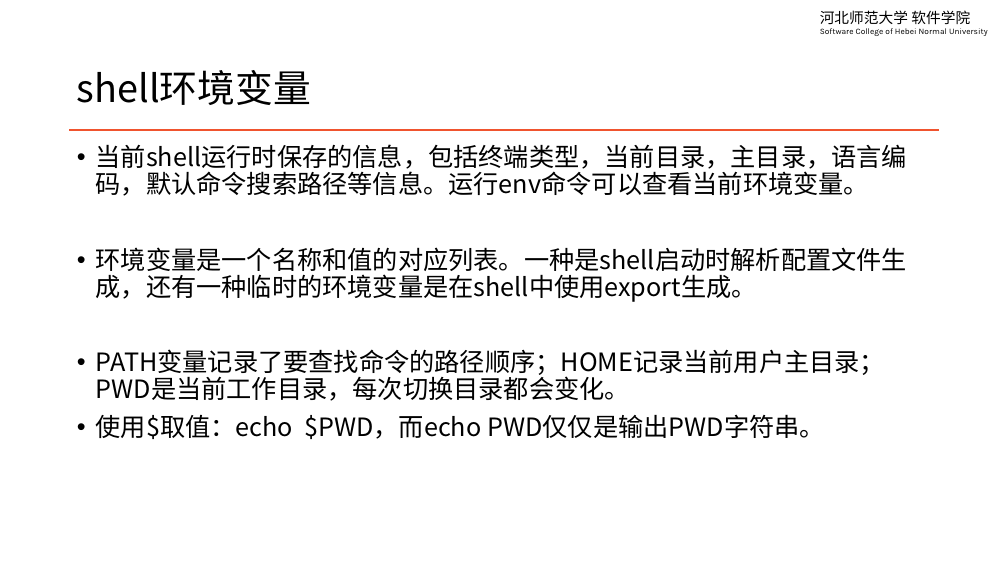
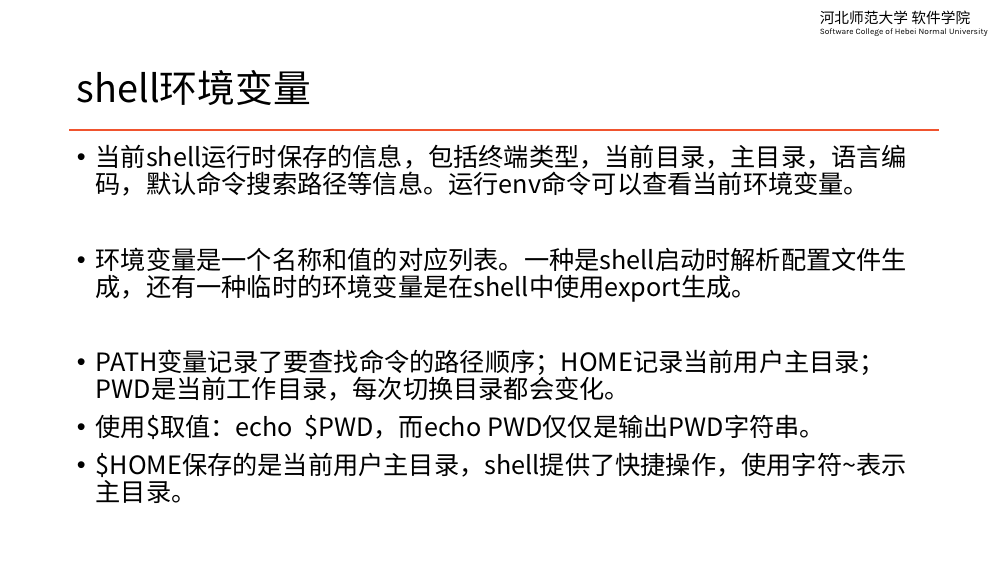
Before and after one commit to edu2act/course-linux-system, a slide deck: slide 3 of materials/slides/ch11-basic-shell-script-variables.pptx. Drawn at 1008x567 pixels with LibreOffice and Linux fonts; fonts in the diff are those of the drawing. Boxes give left, top, right and bottom in pixels: in the first picture for what was removed or moved away, otherwise in the second. Text is boxed around its words. In the diff, an @@ line names an element or a change of style, - is before the commit and + after.

```diff
--- a/materials/slides/ch11-basic-shell-script-variables.pptx
+++ b/materials/slides/ch11-basic-shell-script-variables.pptx
@@ text at <box>96,452,907,503</box>: paragraph added @@
+• $HOME保存的是当前用户主目录，shell提供了快捷操作，使用字符~表示主目录。
```
Also in this commit, not shown: 6 other slides changed, 4 other files.
